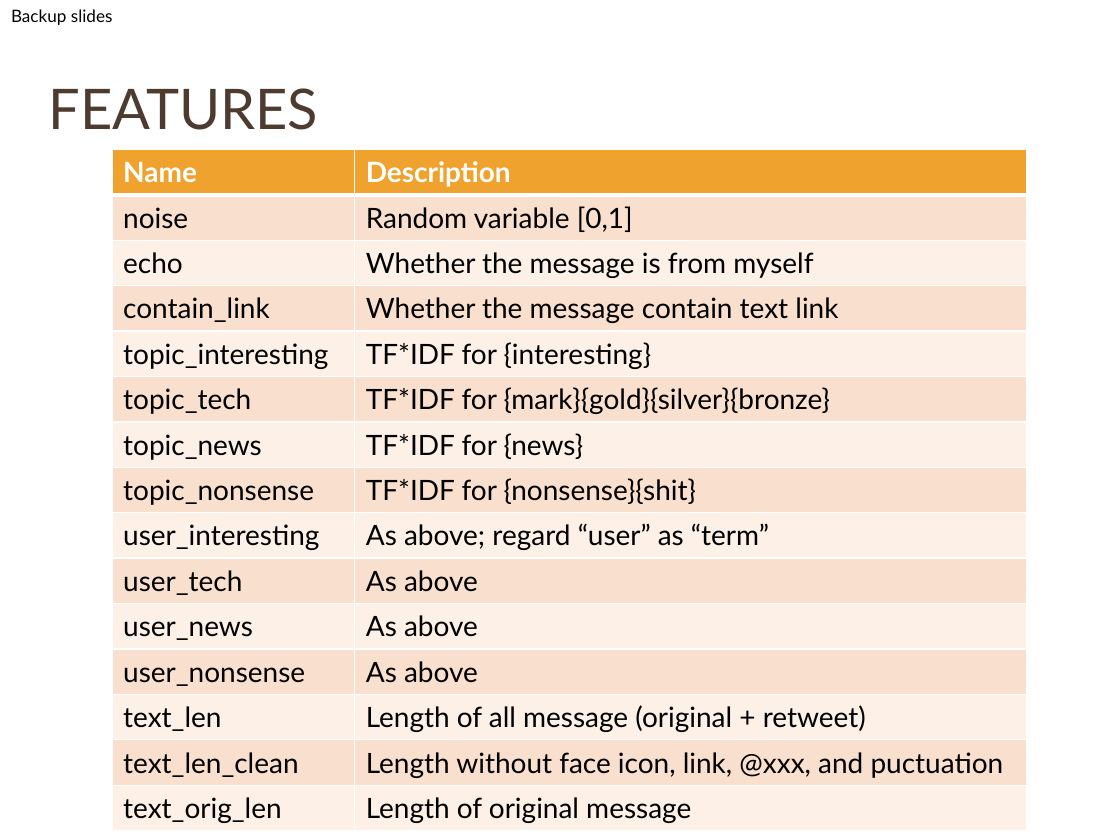
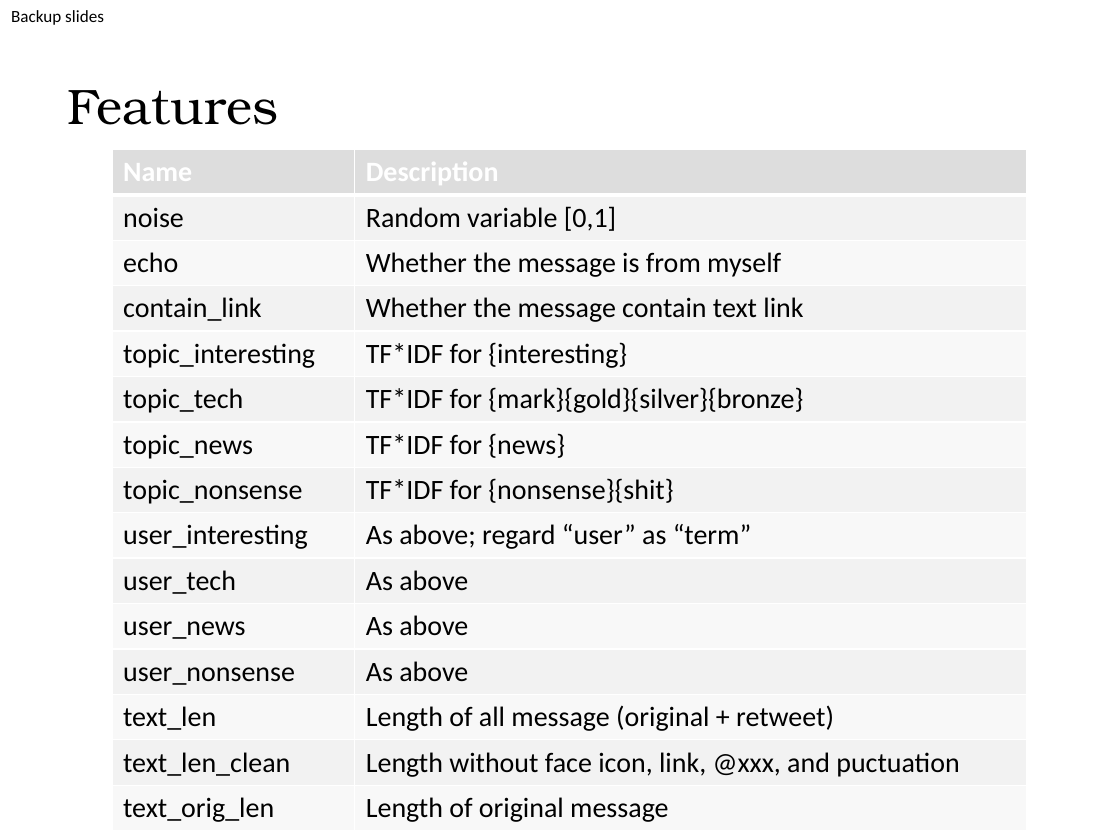
Before and after one commit to hupili/sns-router, a slide deck: slide 23 of doc/presentation/presentation-white.pptx. Drawn at 1120x840 pixels with LibreOffice and Linux fonts; fonts in the diff are those of the drawing; background and template pictures are left out. Boxes give left, top, right and bottom in pixels: in the first picture for what was removed or moved away, otherwise in the second. Text is boxed around its words. In the diff, an @@ line names an element or a change of style, - is before the commit and + after.

```diff
--- a/doc/presentation/presentation-white.pptx
+++ b/doc/presentation/presentation-white.pptx
@@ text "Backup slides" at [11,10,104,25]: font Lato to Calibri @@
@@ title "Features" at [67,90,278,125]: vertical alignment middle to bottom @@
@@ title at [67,90,278,125]: text changed; size 36 to 32 pt; font Lato to TeX Gyre Bonum; text colour #4E3B30 to #000000 @@
-FEATURES
+Features
@@ table at [112,149,1027,830] @@
@@ fill #F0A22E to #DDDDDD in row 1 @@
@@ fill #F9E0CD to #F2F2F2 in 14 cells @@
@@ fill #FCF0E8 to #F9F9F9 in 14 cells @@
@@ font Lato to Calibri @@
```
Also in this commit, not shown: 26 other slides changed, 1 other file.
